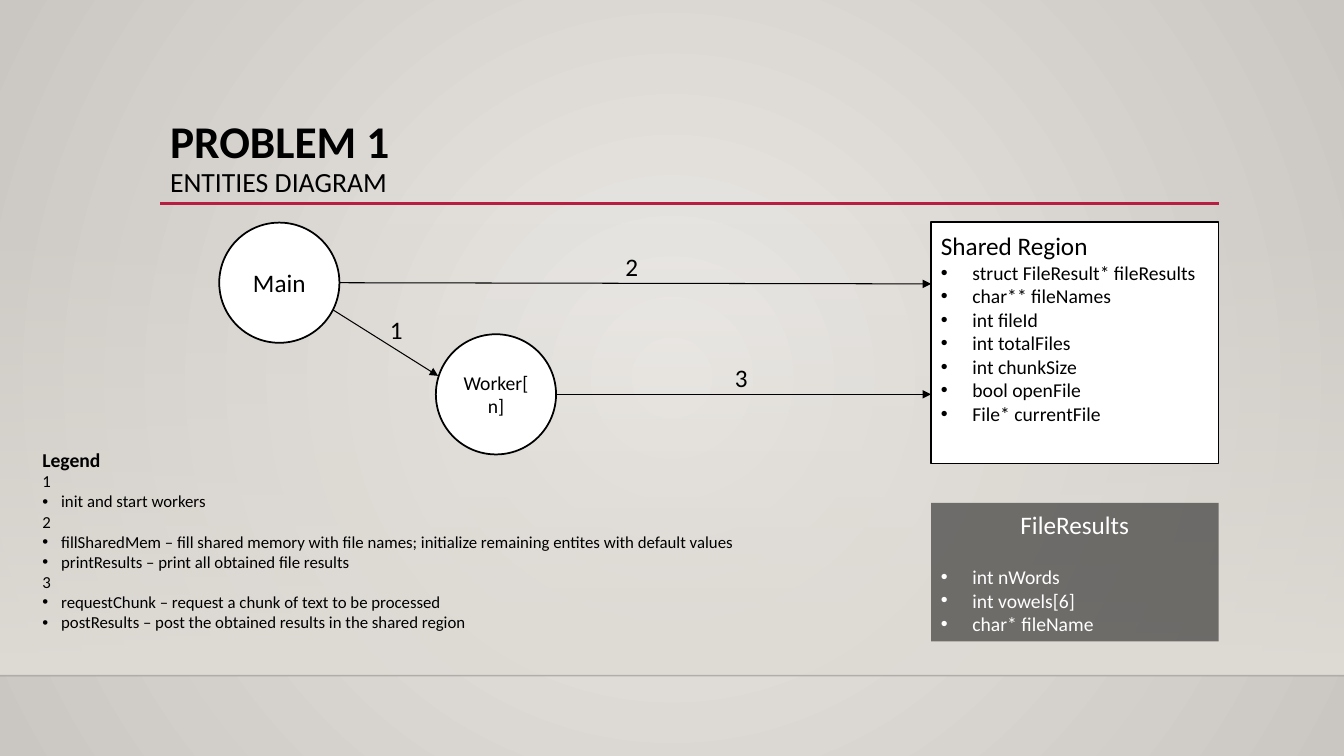
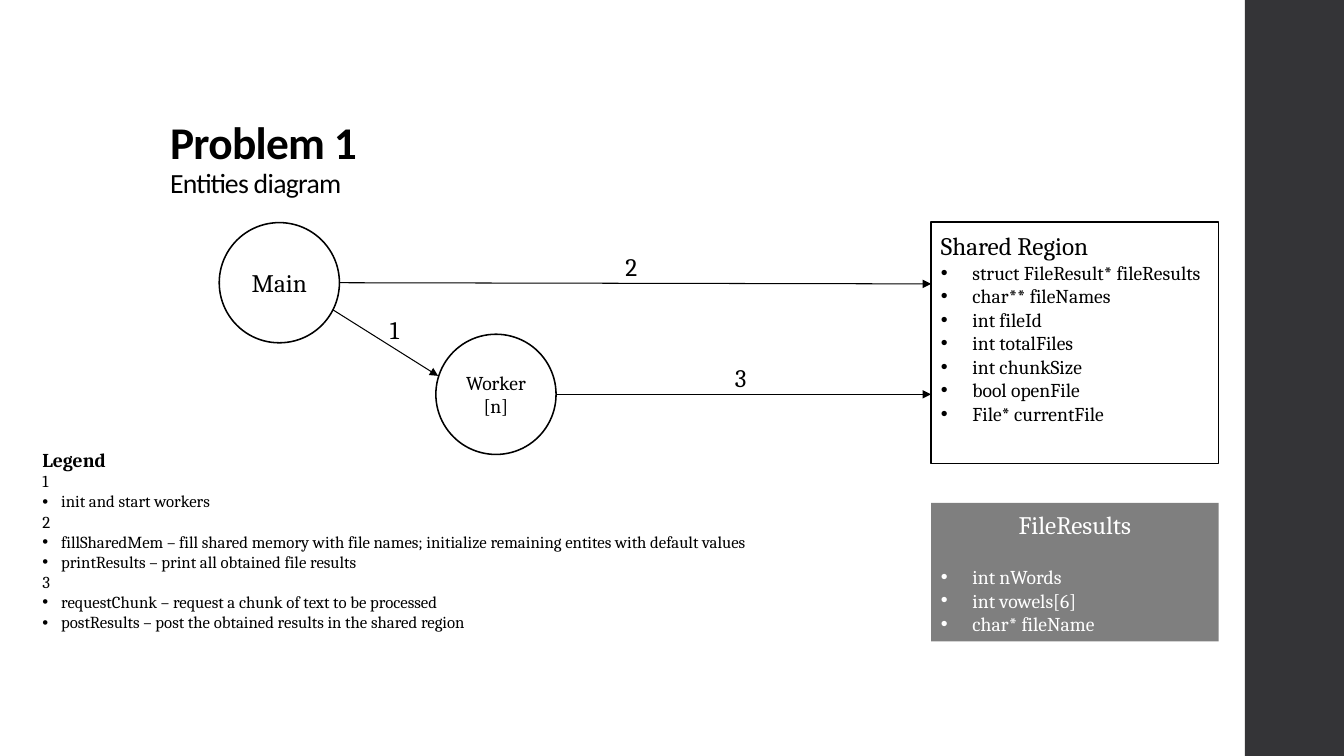
Before and after one commit to xL1fer/CLE_2022_2023, a slide deck: slide 2 of CLE1_T3G5/present.pptx. Drawn at 1344x756 pixels with LibreOffice and Linux fonts; fonts in the diff are those of the drawing; background and template pictures are left out. Boxes give left, top, right and bottom in pixels: in the first picture for what was removed or moved away, otherwise in the second. Text is boxed around its words. In the diff, an @@ line names an element or a change of style, - is before the commit and + after.

```diff
--- a/CLE1_T3G5/present.pptx
+++ b/CLE1_T3G5/present.pptx
@@ background gradient #ECEAE7 to #CAC7C1 to #FFFFFF @@
@@ rectangle added at box(1245, 0, 1344, 756), fill #353537 @@
@@ title "Problem 1 Entities diagram" at box(170, 127, 357, 198): vertical alignment top to bottom @@
@@ title at box(170, 127, 357, 198): text changed @@
-PROBLEM 1
-ENTITIES DIAGRAM
+Problem 1
+Entities diagram
@@ line removed from (160, 204) to (1220, 204) @@
@@ rectangle removed at box(0, 223, 1344, 676) @@
@@ font Calibri to Cambria; outline #000000 1.25 pt to #000000 1.1 pt in 3 elements at box(932, 222, 1219, 463), box(219, 223, 339, 343), box(436, 335, 556, 455) @@
@@ font Calibri to Cambria in 6 elements at box(1019, 516, 1131, 534), box(972, 570, 1095, 631), box(390, 322, 399, 339), box(625, 259, 637, 276), box(735, 370, 747, 387), box(42, 453, 745, 632) @@
@@ line removed from (0, 676) to (1344, 676) @@
```
Also in this commit, not shown: 6 other slides changed.
